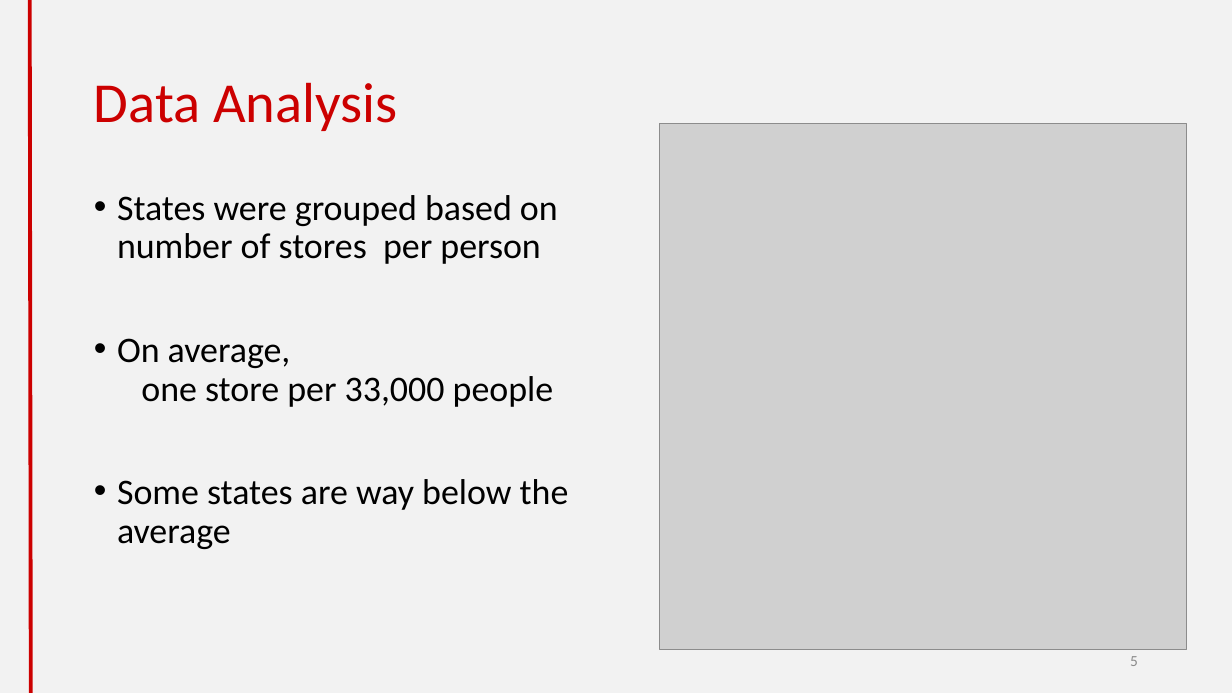
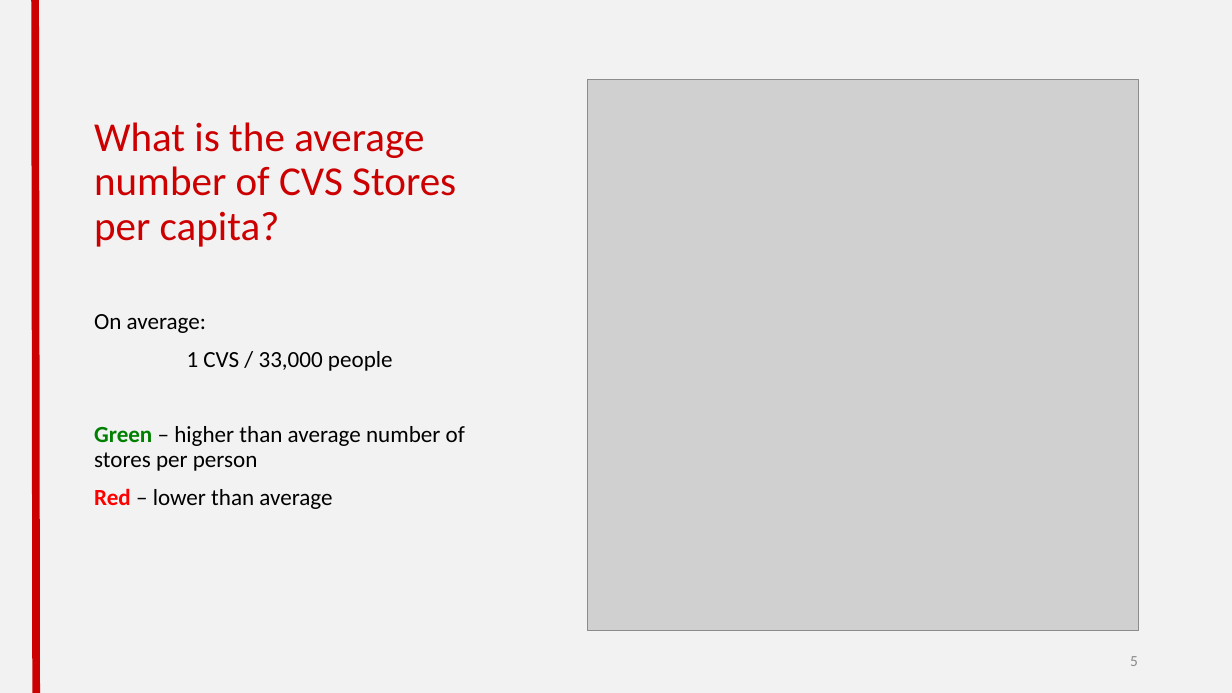
Before and after one commit to cheetahskita/dsa-projects, a slide deck: slide 5 of 1-web-scraping/Web Scraping Project.pptx. Drawn at 1232x693 pixels with LibreOffice and Linux fonts; fonts in the diff are those of the drawing; grey boxes stand for pictures. Boxes give left, top, right and bottom in pixels: in the first picture for what was removed or moved away, otherwise in the second. Text is boxed around its words. In the diff, an @@ line names an element or a change of style, - is before the commit and + after.

Commit message:
updated color palate on slides

```diff
--- a/1-web-scraping/Web Scraping Project.pptx
+++ b/1-web-scraping/Web Scraping Project.pptx
@@ line moved from (30, 0) - (30, 693) to (35, 0) - (36, 693) @@
@@ line (35, 0) - (36, 693): stroke #CC0000 3 pt to #CC0000 6 pt @@
@@ title "What is the average number ..." at box(94, 122, 456, 247): vertical alignment middle to bottom @@
@@ picture: place and size @@
-picture at box(660, 123, 1187, 650)
+picture at box(588, 80, 1139, 631)
@@ title at box(94, 122, 456, 247): text changed; size 44 to 32 pt @@
-Data Analysis
+What is the average number of CVS Stores per capita?
@@ text at box(94, 314, 465, 509): text changed; size 28 to 18 pt @@
-• States were grouped based on number of stores per person
-• On average,
-  one store per 33,000 people
-• Some states are way below the average
+On average:
+1 CVS / 33,000 people
+Green – higher than average number of stores per person
+Red – lower than average
```
Also in this commit, not shown: 9 other slides changed, 3 slides added, 2 slides removed, 1 other file.
